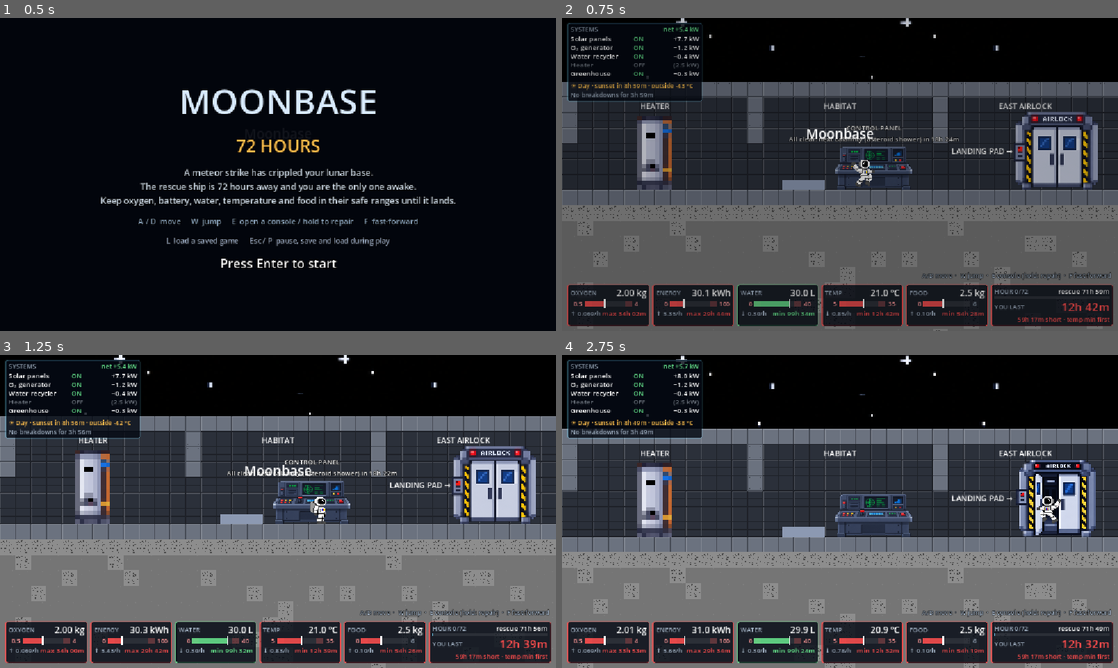
Above: before the commit, frames 1-4 (two rows, left to right).
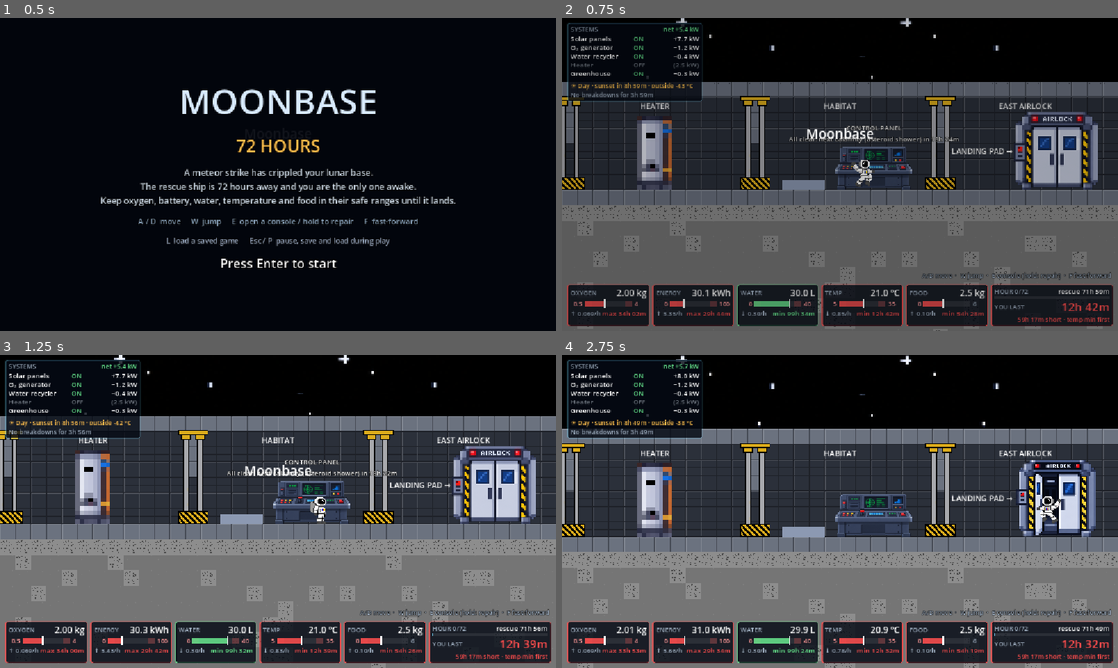
Above: after the commit, the same moments.

Repository: kushmdesai/72-Hours
Game: Godot game, scene res://scenes/main.tscn
Same seed, same stepped clock (60 frames per second), same inputs: the game is played once before the commit and once after it.
Inputs (mouse positions are in pixels of both pictures, inside the frame that each line leads up to):
- Up to frame 1 (0.5 s): no input
- Up to frame 2 (0.75 s): tap Enter (ui_accept) at 0.5 s; move the mouse to (962, 158) at 0.52 s; hold D (move_right) from 0.53 s (still down); hold E (interact) from 0.53 s (still down); click (962, 158) at 0.67 s
- Up to frame 3 (1.25 s): keep holding D (move_right); keep holding E (interact); tap W (jump) at 0.77 s
- Up to frame 4 (2.75 s): move the mouse to (728, 527) at 1.27 s; release E (interact) at 1.28 s; tap L at 1.35 s; tap W (jump) at 1.52 s; move the mouse to (895, 442) at 2.02 s; release D (move_right) at 2.03 s; hold A (move_left) from 2.03 s (still down); hold E (interact) from 2.03 s (still down)

Frame 1 is identical in both runs. In frame 2, 2.3% of the frame differs, in the area x 0-71%, y 24-55%; in frame 3, 2.3%; in frame 4, 2.4%, in the area x 0-71%, y 28-59%.

Commit message:
Add hydraulic doors between the Moonbase rooms
A hydraulic door now stands at each wall between the rooms (airlocks,
Solar Control, Oxygen Generator, Water Recycler, Heater, Habitat). It
shows the closed art and lifts open (the Pressed art) while the
astronaut is within 70 px, reusing the airlock door script.

Co-Authored-By: Claude Opus 5.5 (1M context) <noreply@anthropic.com>

Diff:
--- a/scenes/locations/base.tscn
+++ b/scenes/locations/base.tscn
@@ -19,6 +19,8 @@
 [ext_resource type="Script" path="res://scripts/airlock_door.gd" id="door_script"]
 [ext_resource type="Texture2D" path="res://assests/background/airlock_door_closed.png" id="door_closed"]
 [ext_resource type="Texture2D" path="res://assests/background/airlock_door_open.png" id="door_open"]
+[ext_resource type="Texture2D" path="res://assests/background/Hydraulic(Normal).png.png" id="hdoor_closed"]
+[ext_resource type="Texture2D" path="res://assests/background/Hydraulic(Pressed).png" id="hdoor_open"]
 
 [node name="Base" type="Node2D" unique_id=25766017]
 script = ExtResource("1_vsmf7")
@@ -214,6 +216,68 @@
 closed_texture = ExtResource("door_closed")
 open_texture = ExtResource("door_open")
 
+[node name="RoomDoors" type="Node2D" parent="."]
+
+[node name="WestAirlockSolar" type="Sprite2D" parent="RoomDoors"]
+texture_filter = 1
+position = Vector2(400, -97)
+scale = Vector2(2, 2)
+texture = ExtResource("hdoor_closed")
+script = ExtResource("door_script")
+closed_texture = ExtResource("hdoor_closed")
+open_texture = ExtResource("hdoor_open")
+open_distance = 70.0
+
+[node name="SolarOxygen" type="Sprite2D" parent="RoomDoors"]
+texture_filter = 1
+position = Vector2(784, -97)
+scale = Vector2(2, 2)
+texture = ExtResource("hdoor_closed")
+script = ExtResource("door_script")
+closed_texture = ExtResource("hdoor_closed")
+open_texture = ExtResource("hdoor_open")
+open_distance = 70.0
+
+[node name="OxygenWater" type="Sprite2D" parent="RoomDoors"]
+texture_filter = 1
+position = Vector2(1168, -97)
+scale = Vector2(2, 2)
+texture = ExtResource("hdoor_closed")
+script = ExtResource("door_script")
+closed_texture = ExtResource("hdoor_closed")
+open_texture = ExtResource("hdoor_open")
+open_distance = 70.0
+
+[node name="WaterHeater" type="Sprite2D" parent="RoomDoors"]
+texture_filter = 1
+position = Vector2(1552, -97)
+scale = Vector2(2, 2)
+texture = ExtResource("hdoor_closed")
+script = ExtResource("door_script")
+closed_texture = ExtResource("hdoor_closed")
+open_texture = ExtResource("hdoor_open")
+open_distance = 70.0
+
+[node name="HeaterHabitat" type="Sprite2D" parent="RoomDoors"]
+texture_filter = 1
+position = Vector2(1936, -97)
+scale = Vector2(2, 2)
+texture = ExtResource("hdoor_closed")
+script = ExtResource("door_script")
+closed_texture = ExtResource("hdoor_closed")
+open_texture = ExtResource("hdoor_open")
+open_distance = 70.0
+
+[node name="HabitatEastAirlock" type="Sprite2D" parent="RoomDoors"]
+texture_filter = 1
+position = Vector2(2320, -97)
+scale = Vector2(2, 2)
+texture = ExtResource("hdoor_closed")
+script = ExtResource("door_script")
+closed_texture = ExtResource("hdoor_closed")
+open_texture = ExtResource("hdoor_open")
+open_distance = 70.0
+
 [node name="PlayerStart" type="Node2D" parent="." unique_id=2022751216]
 position = Vector2(2160, -32)
 
Not shown, added: assests/background/Hydraulic(Normal).png.png.import
Not shown, added: assests/background/Hydraulic(Pressed).png.import
